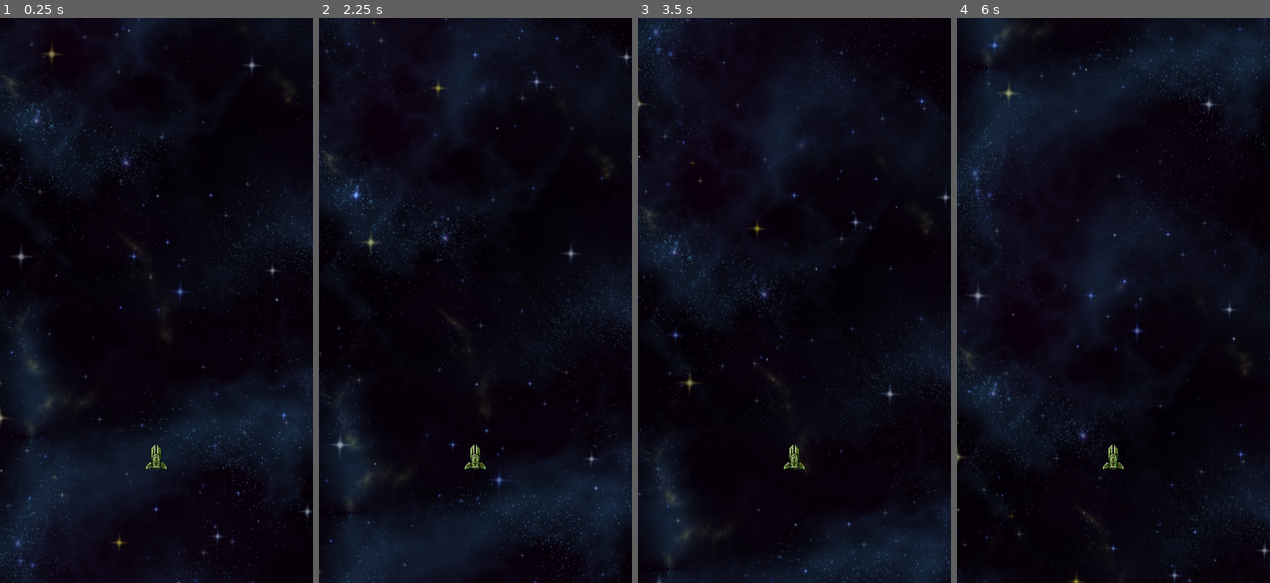
Above: before the commit, frames 1-4 (left to right).
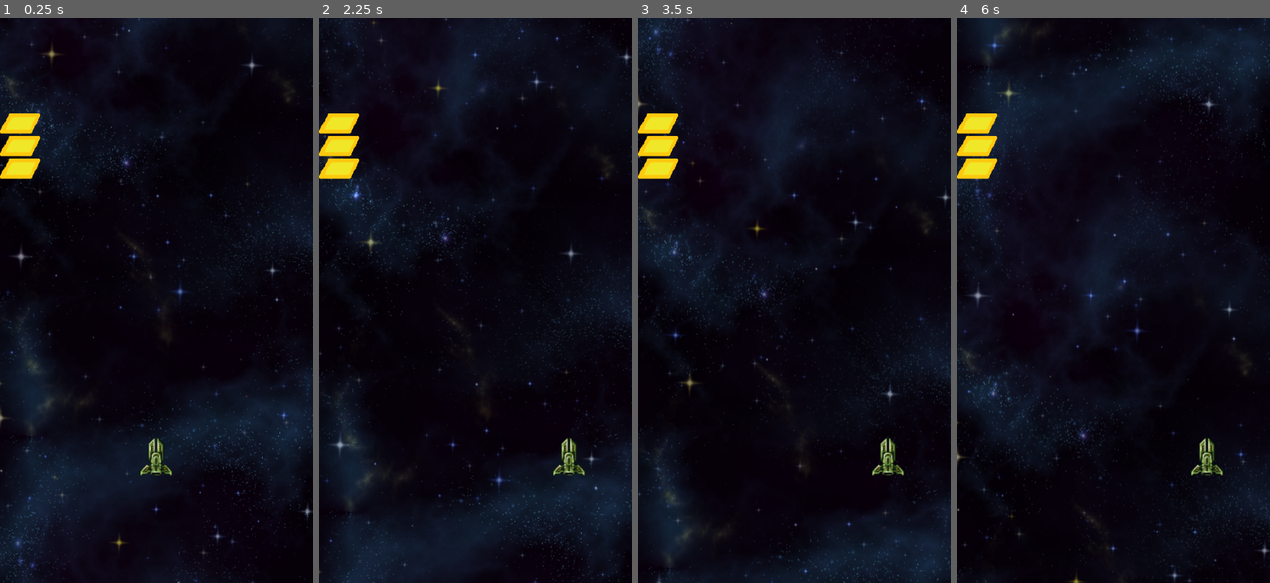
Above: after the commit, the same moments.

Repository: alex-rob/racing_game
Game: Godot game, scene res://scenes/main/main.tscn
The game is run twice, just before and just after one commit, with the same random seed, the same clock (stepped at 60 frames per second) and the same inputs.
Inputs:
- Up to frame 1 (0.25 s): no input
- Up to frame 2 (2.25 s): hold D (move_right, bound only after the commit) 0.53-1.28 s; hold A (move_left, bound only after the commit) 1.28-2.03 s; hold D (move_right, bound only after the commit) from 2.03 s (still down)
- Up to frame 3 (3.5 s): keep holding D (move_right, bound only after the commit)
- Up to frame 4 (6 s): release D (move_right, bound only after the commit) at 3.53 s; hold A (move_left, bound only after the commit) 3.53-5.78 s; hold D (move_right, bound only after the commit) from 5.78 s (still down)

The runs differ from the first frame. In frame 1, 1.4% of the frame differs, in the area x 0-55%, y 16-81%; in frame 2, 1.6%; in frame 3, 1.6%, in the area x 0-86%, y 16-81%; in frame 4, 1.6%.
Error before the commit: Invalid access to property or key 'max_energy' on a base object of type 'Nil'. (res://scenes/hud/hud.gd:8)

Commit message:
Added strafing and animation to sprite while strafing

Diff:
--- a/project.godot
+++ b/project.godot
@@ -20,6 +20,21 @@
 window/size/viewport_width=500
 window/size/viewport_height=900
 
+[input]
+
+move_left={
+"deadzone": 0.5,
+"events": [Object(InputEventKey,"resource_local_to_scene":false,"resource_name":"","device":-1,"window_id":0,"alt_pressed":false,"shift_pressed":false,"ctrl_pressed":false,"meta_pressed":false,"pressed":false,"keycode":0,"physical_keycode":65,"key_label":0,"unicode":97,"echo":false,"script":null)
+, Object(InputEventKey,"resource_local_to_scene":false,"resource_name":"","device":-1,"window_id":0,"alt_pressed":false,"shift_pressed":false,"ctrl_pressed":false,"meta_pressed":false,"pressed":false,"keycode":0,"physical_keycode":4194319,"key_label":0,"unicode":0,"echo":false,"script":null)
+]
+}
+move_right={
+"deadzone": 0.5,
+"events": [Object(InputEventKey,"resource_local_to_scene":false,"resource_name":"","device":-1,"window_id":0,"alt_pressed":false,"shift_pressed":false,"ctrl_pressed":false,"meta_pressed":false,"pressed":false,"keycode":0,"physical_keycode":68,"key_label":0,"unicode":100,"echo":false,"script":null)
+, Object(InputEventKey,"resource_local_to_scene":false,"resource_name":"","device":-1,"window_id":0,"alt_pressed":false,"shift_pressed":false,"ctrl_pressed":false,"meta_pressed":false,"pressed":false,"keycode":0,"physical_keycode":4194321,"key_label":0,"unicode":0,"echo":false,"script":null)
+]
+}
+
 [layer_names]
 
 2d_physics/layer_1="Obstacles"
--- a/scenes/hud/hud.gd
+++ b/scenes/hud/hud.gd
@@ -5,7 +5,7 @@
 
 # Called when the node enters the scene tree for the first time.
 func _ready() -> void:
-	draw_energy(player.max_energy, player.energy)
+	pass
 
 
 # Called every frame. 'delta' is the elapsed time since the previous frame.
--- a/scenes/main/main.tscn
+++ b/scenes/main/main.tscn
@@ -11,8 +11,13 @@
 [node name="Background" parent="." instance=ExtResource("2_0h02r")]
 
 [node name="Player" parent="." instance=ExtResource("3_tf2lo")]
+scale = Vector2(1.5, 1.5)
 
 [node name="Camera2D" type="Camera2D" parent="Player"]
 offset = Vector2(0, -250)
 
-[node name="Hud" parent="Player/Camera2D" instance=ExtResource("4_8xone")]
+[node name="CanvasLayer" type="CanvasLayer" parent="."]
+
+[node name="Hud" parent="CanvasLayer" instance=ExtResource("4_8xone")]
+
+[connection signal="update_energy" from="Player" to="CanvasLayer/Hud" method="draw_energy"]
--- a/scenes/player/player.gd
+++ b/scenes/player/player.gd
@@ -13,8 +13,10 @@
 var velocity: Vector2
 var speed_stage: int = 0
 var energy: int
+var lane: int = 1 # Start in the middle lane
 
 @export var acceleration_timer: Timer
+@export var movement_timer: Timer
 
 
 # Called when the node enters the scene tree for the first time.
@@ -22,11 +24,13 @@
 	# Set our initial velocity
 	velocity = Vector2.UP * starting_speed
 	# Signal to update our energy
+	energy = max_energy
 	update_energy.emit(max_energy, energy)
 
 # Called every frame. 'delta' is the elapsed time since the previous frame.
 func _process(delta: float) -> void:
 	update_position()
+	lerp_sprite_to_hitbox(delta, 30.0)
 
 # When the acceleration timer expires, accelerate
 func _on_acceleration_timer_timeout() -> void:
@@ -35,6 +39,24 @@
 # Respond to collisions with other game objects
 func _on_area_entered(area: Area2D) -> void:
 	pass # Replace with function body.
+
+# Main inputs are move left and move right. We need to update our current lane when these are
+# pressed, as well as activate a short cooldown for movement.
+func _input(ev) -> void:
+	# If we are on movement cooldown, ignore the button press.
+	if not $MovementTimer.is_stopped():
+		return
+
+	# We're using just_pressed to avoid spam of movement and loss of control
+	# The lanes are 100 units apart from each other, so just translate our current position
+	if Input.is_action_pressed("move_left") and lane > 0:
+		lane -= 1
+		strafe_left()
+		$MovementTimer.start()
+	elif Input.is_action_pressed("move_right") and lane < 2:
+		lane += 1
+		strafe_right()
+		$MovementTimer.start()
 
 
 
@@ -47,3 +69,14 @@
 	#velocity = Vector2(velocity + (velocity.normalized() * acceleration)).limit_length(max_speed)
 	if speed_stage < max_speed_stages:
 		velocity += (velocity.normalized() * acceleration)
+
+func strafe_left() -> void:
+	#$Sprite2D.translate(Vector2.LEFT * 100)
+	$CollisionShape2D.translate(Vector2.LEFT * 100)
+
+func strafe_right() -> void:
+	#$Sprite2D.translate(Vector2.RIGHT * 100)
+	$CollisionShape2D.translate(Vector2.RIGHT * 100)
+
+func lerp_sprite_to_hitbox(delta: float, follow_speed: float) -> void:
+	$Sprite2D.position = $Sprite2D.position.lerp($CollisionShape2D.position, delta * follow_speed)
--- a/scenes/player/player.tscn
+++ b/scenes/player/player.tscn
@@ -25,5 +25,9 @@
 wait_time = 3.0
 autostart = true
 
+[node name="MovementTimer" type="Timer" parent="."]
+wait_time = 0.1
+one_shot = true
+
 [connection signal="area_entered" from="." to="." method="_on_area_entered"]
 [connection signal="timeout" from="AccelerationTimer" to="." method="_on_acceleration_timer_timeout"]
Not shown, removed: documents/~$signDoc_240713.docx
